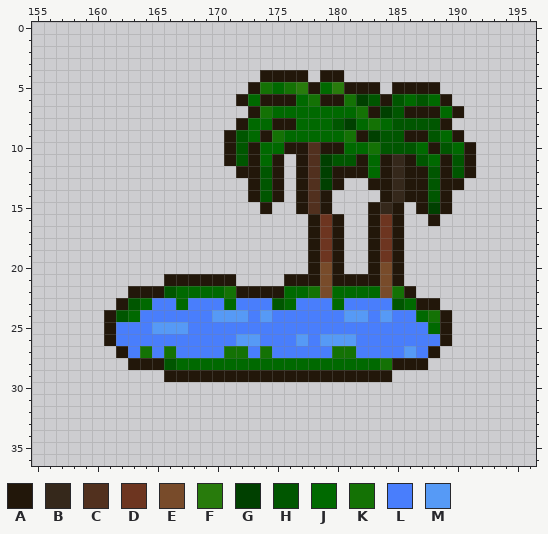
One commit to this pixel-art file: tiles/resources.ase. That is the earlier state.
320x128 pixels, 1 frame. Colours within 5 levels of each other are drawn and written as one. Shown: x 155..196, y 0..36.
Palette (. is transparent): A #22170a  B #35281b  C #51301e  D #6d3520  E #784b2a  F #287b0c  G #004000  H #005600  J #006900  K #147205  L #497efc  M #569af6
Once edited:
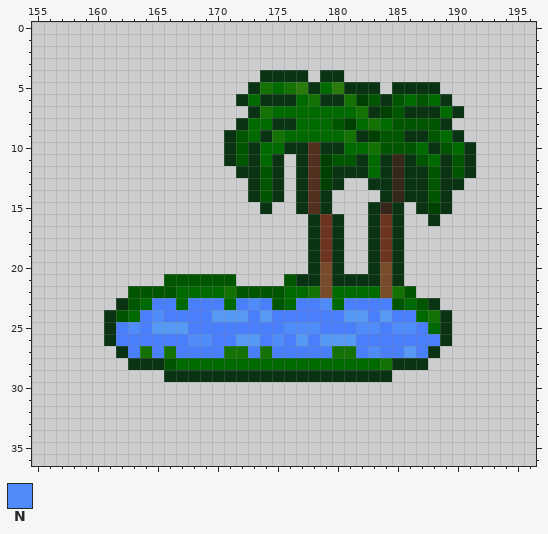
Colours new in this view: N #4f8cf9
The commit says: Update oasis tile.
Changes in this commit:
colour A: #22170a -> #0a3314
Changed rows in their new state; - is a pixel that keeps its letter.
Layer "icons":
first column x 163:
21 ---HHHHHH----H-----------
22 HHH------HHHH----------H-
23 ----------N-----N-------H
24 --N----------------------
25 N------------NNN---NN-NN-
26 -----NN-----N------------
27 --------------------N----
Boxes around the changes in both pictures, in picture pixels (x1, y1, x2, y2):
changed: (104, 70, 476, 382)
